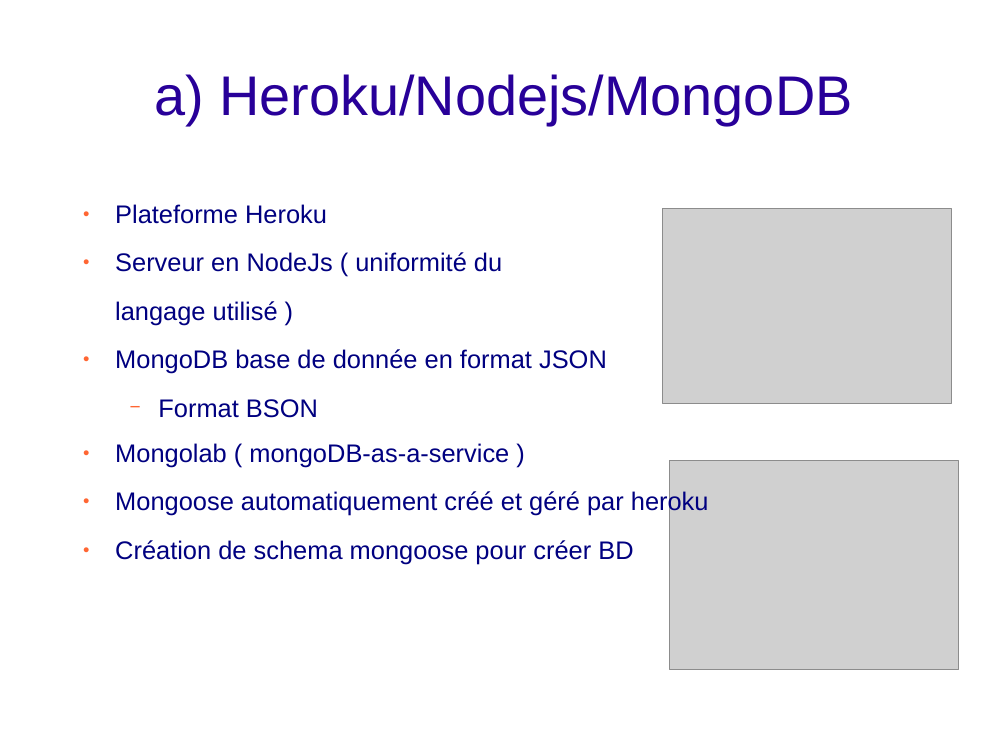
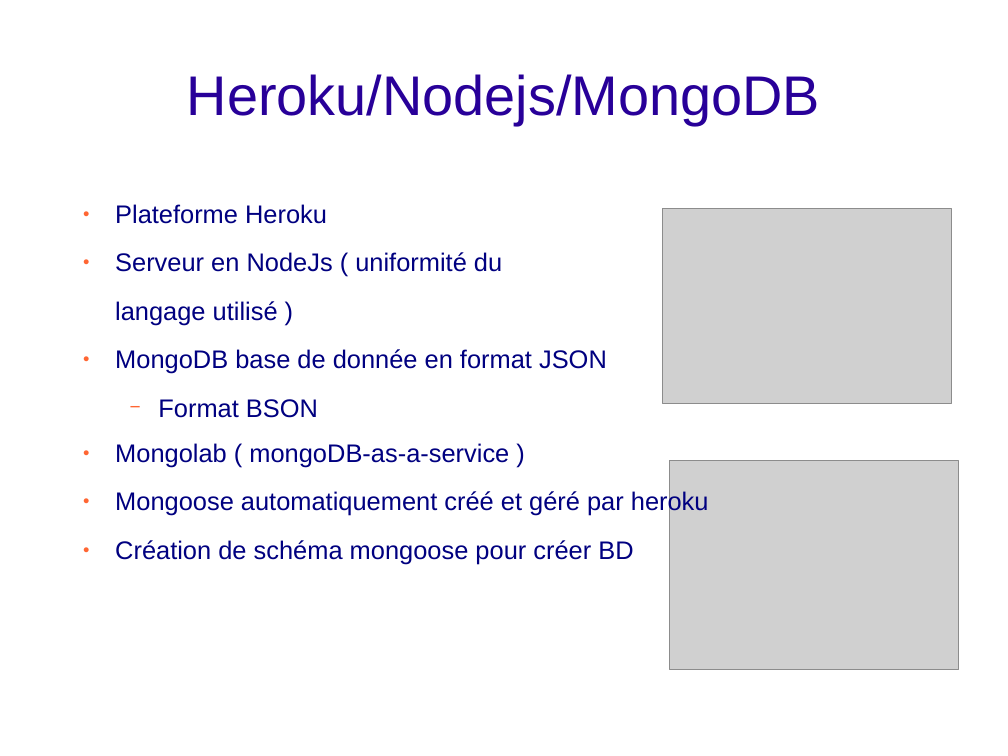
Before and after one commit to bigoud/e-cave, a slide deck: slide 10 of Presentation.odp. Drawn at 1008x756 pixels with LibreOffice and Linux fonts; fonts in the diff are those of the drawing; grey boxes stand for pictures; background and template pictures are left out. Boxes give left, top, right and bottom in pixels: in the first picture for what was removed or moved away, otherwise in the second. Text is boxed around its words. In the diff, an @@ line names an element or a change of style, - is before the commit and + after.

```diff
--- a/Presentation.odp
+++ b/Presentation.odp
@@ title at (187,74,820,125): text changed @@
-a) Heroku/Nodejs/MongoDB
+Heroku/Nodejs/MongoDB
@@ text at (115,540,633,564): text changed @@
-● Création de schema mongoose pour créer BD
+● Création de schéma mongoose pour créer BD
```
Also in this commit, not shown: 11 other slides changed, 1 slide added, 1 other file.
